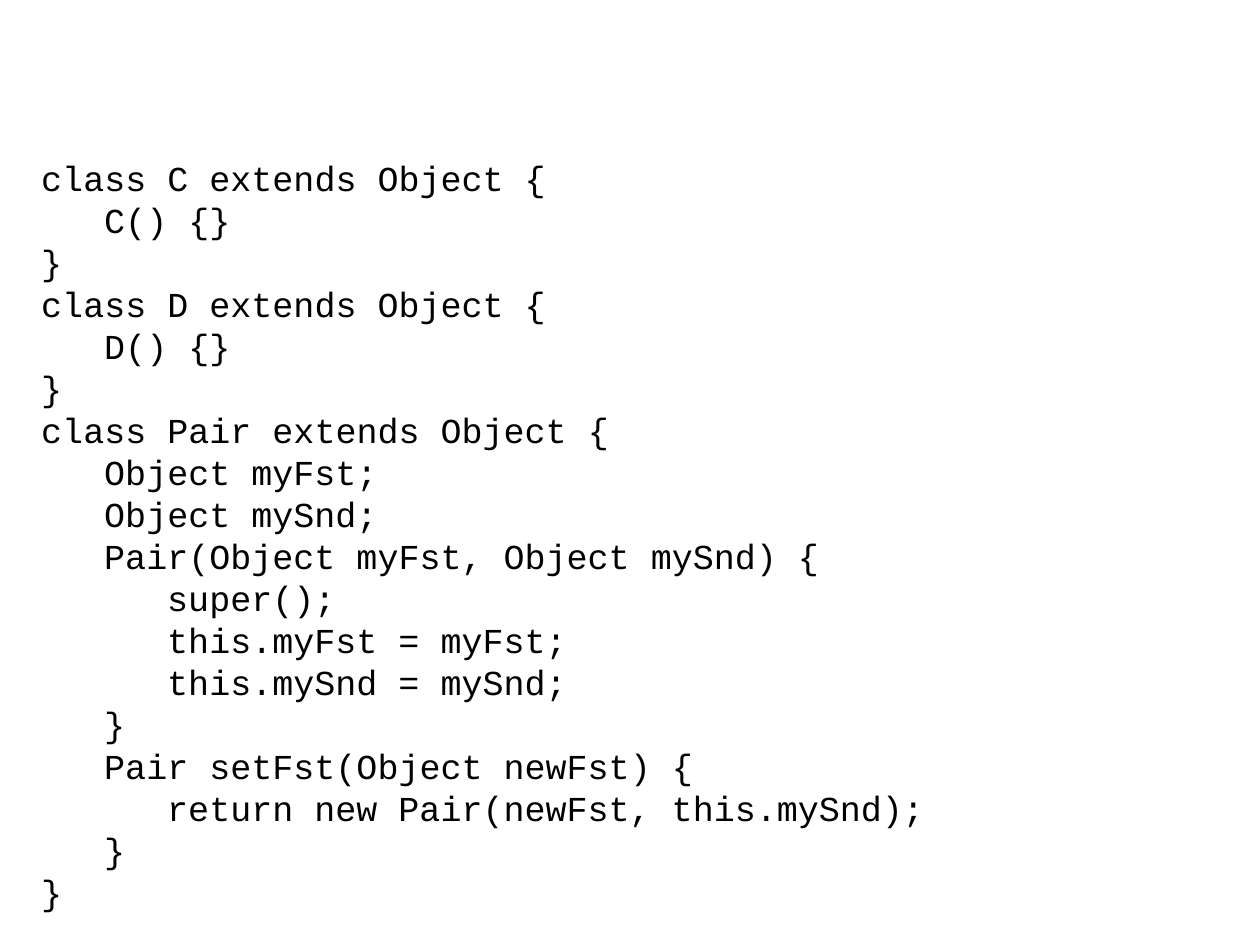
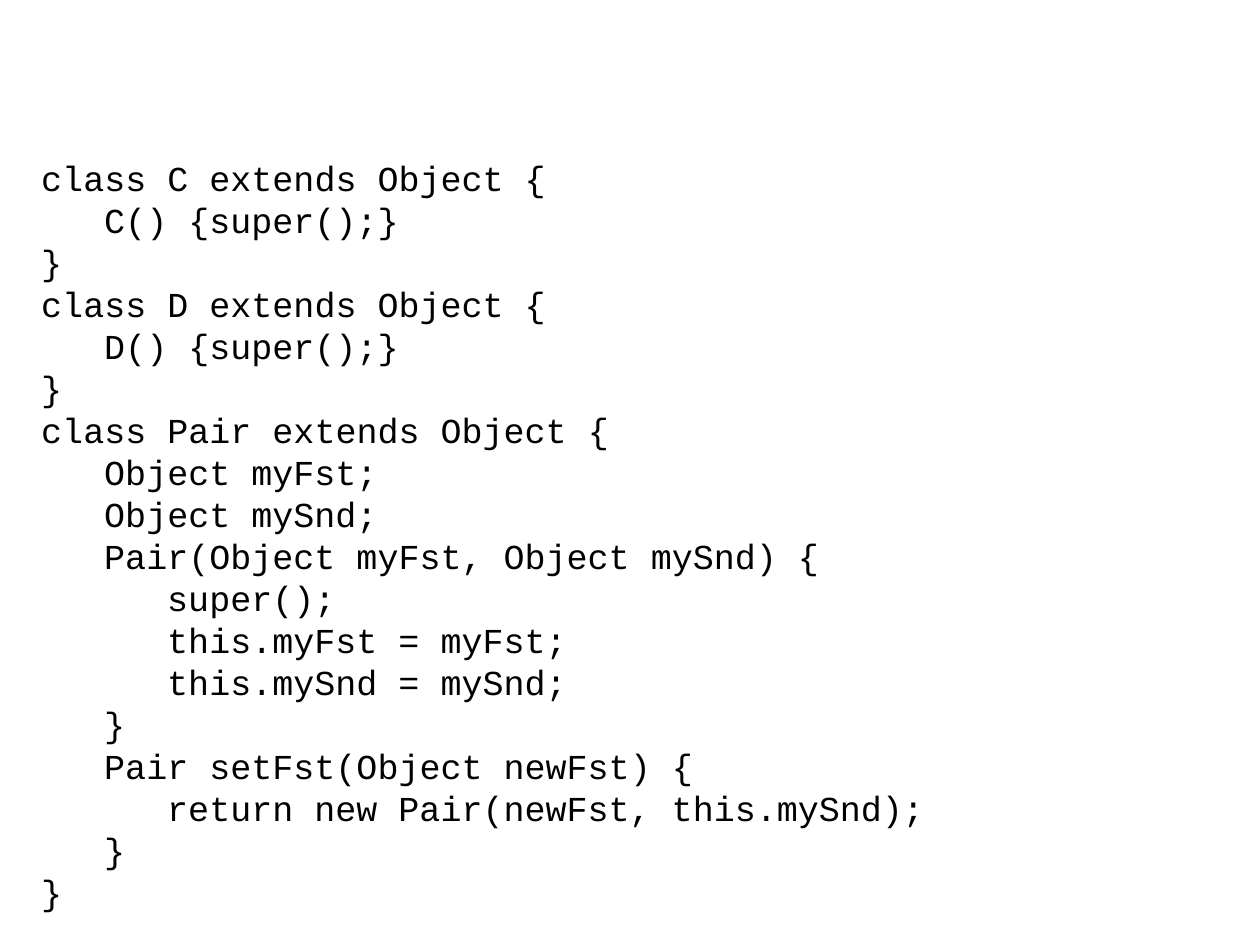
Before and after one commit to tgduckworth/FeatherEvaluator, a slide deck: slide 14 of Document/Presentation.pptx (slide 13 before the commit). Drawn at 1260x945 pixels with LibreOffice and Linux fonts; fonts in the diff are those of the drawing; background and template pictures are left out. Boxes give left, top, right and bottom in pixels: in the first picture for what was removed or moved away, otherwise in the second. Text is boxed around its words. In the diff, an @@ line names an element or a change of style, - is before the commit and + after.

```diff
--- a/Document/Presentation.pptx
+++ b/Document/Presentation.pptx
@@ text at <box>104,208,398,241</box>: text changed @@
-C() {}
+C() {super();}
@@ text at <box>104,334,398,367</box>: text changed @@
-D() {}
+D() {super();}
```
Also in this commit, not shown: 2 other slides changed, 1 slide added, 1 other file.
